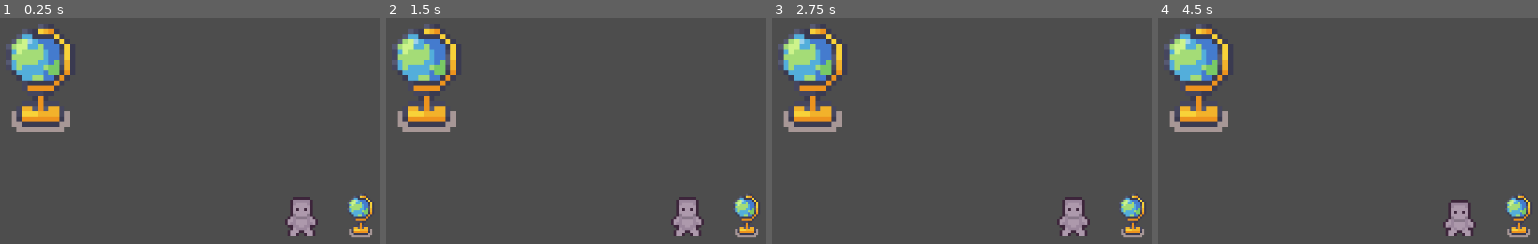
Above: before the commit, frames 1-4 (left to right).
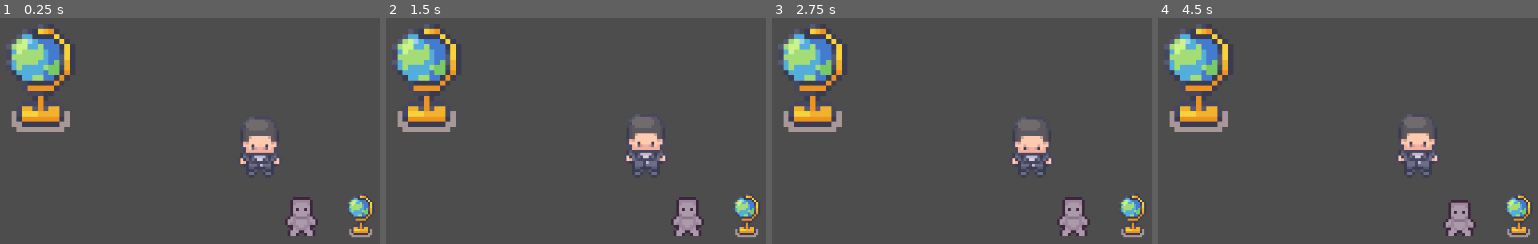
Above: after the commit, the same moments.

Repository: MelissaLiao753/game_underwater_museum
Game: Godot game, scene res://level_1.tscn
Two runs of this game, one before a commit and one after it. Both use one fixed random seed, a clock stepped at 60 frames per second and the inputs below.
Inputs:
- Up to frame 1 (0.25 s): no input
- Up to frame 2 (1.5 s): tap Enter at 1.25 s
- Up to frame 3 (2.75 s): tap Space at 2 s
- Up to frame 4 (4.5 s): tap Enter at 4.25 s

The runs differ from the first frame. In frame 1, 1.3% of the frame differs, in the area x 63-74%, y 43-70%; in frame 2, 1.3%, in the area x 63-74%, y 42-70%; in frame 3, 1.3%; in frame 4, 1.3%.

Commit message:
Enemy kills you when you come close
Changed the collision layer and mask to allow killzone to affect player.

Diff:
--- a/game_underwater_museum/enemy_test.tscn
+++ b/game_underwater_museum/enemy_test.tscn
@@ -4,6 +4,8 @@
 [ext_resource type="Texture2D" uid="uid://dywrlp4mr501b" path="res://tileset/Modern_Interiors_Free_v2.2/Modern tiles_Free/Characters_free/Bob_run_16x16.png" id="2_c6iok"]
 [ext_resource type="PackedScene" uid="uid://c8e8cwcrg304p" path="res://killzone.tscn" id="3_c6iok"]
 
+[sub_resource type="CapsuleShape2D" id="CapsuleShape2D_n74wa"]
+
 [sub_resource type="AtlasTexture" id="AtlasTexture_5det1"]
 atlas = ExtResource("1_tegdf")
 region = Rect2(288, 0, 16, 32)
@@ -242,19 +244,15 @@
 "speed": 6.0
 }]
 
-[sub_resource type="CapsuleShape2D" id="CapsuleShape2D_n74wa"]
-
 [node name="enemy" type="Node2D" unique_id=1131770542]
-
-[node name="AnimatedSprite2D" type="AnimatedSprite2D" parent="." unique_id=649446594]
-sprite_frames = SubResource("SpriteFrames_p2gul")
-animation = &"enemy_walk_right"
-autoplay = "enemy_idle"
-frame = 1
-frame_progress = 0.3375972
 
 [node name="killzone" parent="." unique_id=1891673327 instance=ExtResource("3_c6iok")]
 
 [node name="CollisionShape2D" type="CollisionShape2D" parent="killzone" unique_id=1570173308]
 position = Vector2(0, 4)
 shape = SubResource("CapsuleShape2D_n74wa")
+
+[node name="AnimatedSprite2D" type="AnimatedSprite2D" parent="." unique_id=649446594]
+sprite_frames = SubResource("SpriteFrames_p2gul")
+animation = &"enemy_idle"
+autoplay = "enemy_idle"
--- a/game_underwater_museum/killzone.tscn
+++ b/game_underwater_museum/killzone.tscn
@@ -7,8 +7,6 @@
 func _on_body_entered(body: Node2D) -> void:
 	pass # Replace with function body.
 	get_tree().reload_current_scene()
-
-func _physics_process(delta: float) -> void:
 "
 
 [node name="killzone" type="Area2D" unique_id=1891673327]
--- a/game_underwater_museum/level_1.tscn
+++ b/game_underwater_museum/level_1.tscn
@@ -2,8 +2,12 @@
 
 [ext_resource type="PackedScene" uid="uid://b345xgfvu8orn" path="res://object_collectable.tscn" id="2_hbghi"]
 [ext_resource type="PackedScene" uid="uid://cydwvsd1ow4o2" path="res://player.tscn" id="2_ihfcg"]
+[ext_resource type="PackedScene" uid="uid://dtrp1gcf2hifv" path="res://enemy_test.tscn" id="3_hn12h"]
 
 [node name="level_1" type="Node2D" unique_id=1151538460]
+
+[node name="enemy" parent="." unique_id=1131770542 instance=ExtResource("3_hn12h")]
+position = Vector2(-15, -30)
 
 [node name="player_test" parent="." unique_id=206919069 instance=ExtResource("2_ihfcg")]
 
--- a/game_underwater_museum/player.tscn
+++ b/game_underwater_museum/player.tscn
@@ -191,6 +191,7 @@
 }]
 
 [node name="player" type="CharacterBody2D" unique_id=2113074700]
+collision_layer = 2
 script = SubResource("GDScript_wln50")
 
 [node name="CollisionShape2D" type="CollisionShape2D" parent="." unique_id=1381101051]
